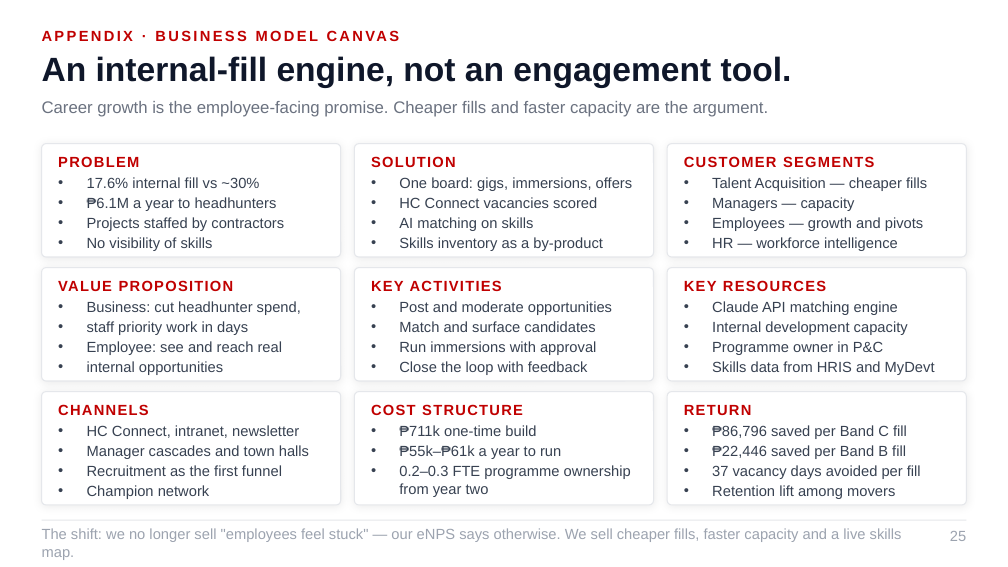
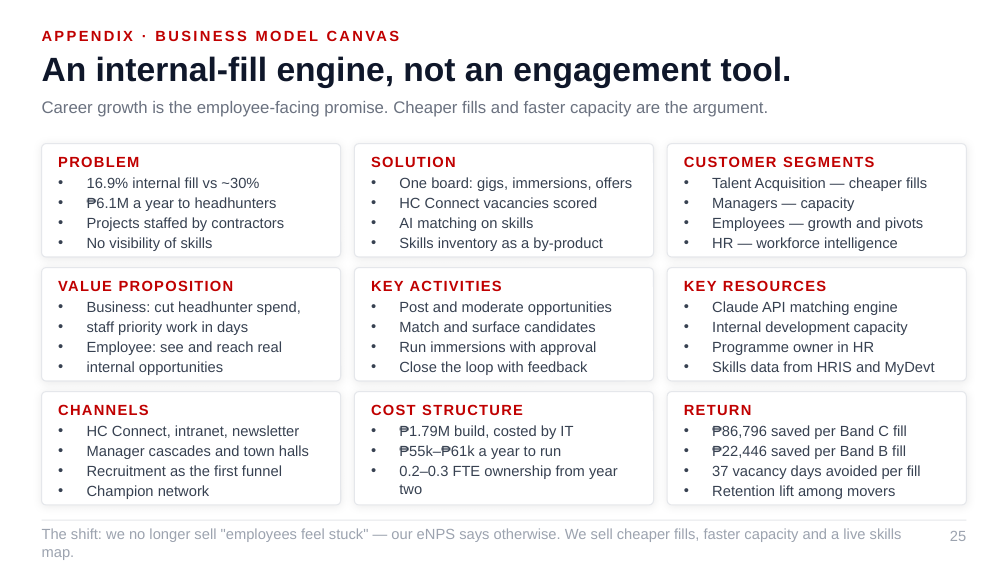
Before and after one commit to Ruffa06/Talent-Marketplace, a slide deck: slide 25 of docs/Growth_Talent_Marketplace_ALP.pptx. Drawn at 1008x567 pixels with LibreOffice and Linux fonts; fonts in the diff are those of the drawing. Boxes give left, top, right and bottom in pixels: in the first picture for what was removed or moved away, otherwise in the second. Text is boxed around its words. In the diff, an @@ line names an element or a change of style, - is before the commit and + after.

```diff
--- a/docs/Growth_Talent_Marketplace_ALP.pptx
+++ b/docs/Growth_Talent_Marketplace_ALP.pptx
@@ text at <box>87,177,259,188</box>: text changed @@
-• 17.6% internal fill vs ~30%
+• 16.9% internal fill vs ~30%
@@ text at <box>712,341,874,355</box>: text changed @@
-• Programme owner in P&C
+• Programme owner in HR
@@ text at <box>399,425,573,439</box>: text changed @@
-• ₱711k one-time build
+• ₱1.79M build, costed by IT
@@ text at <box>399,465,618,494</box>: text changed @@
-• 0.2–0.3 FTE programme ownership from year two
+• 0.2–0.3 FTE ownership from year two
```
Also in this commit, not shown: 13 other slides changed, 4 other files.
